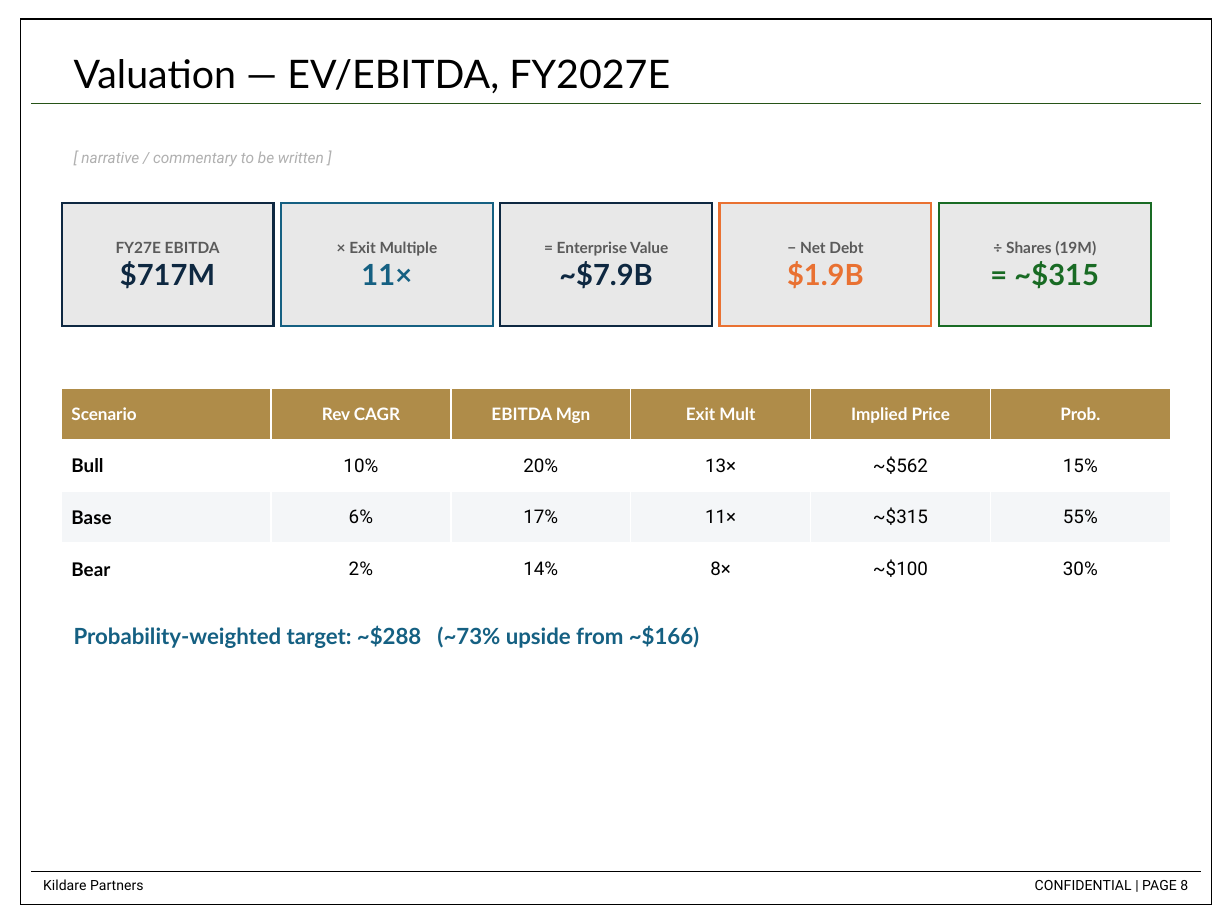
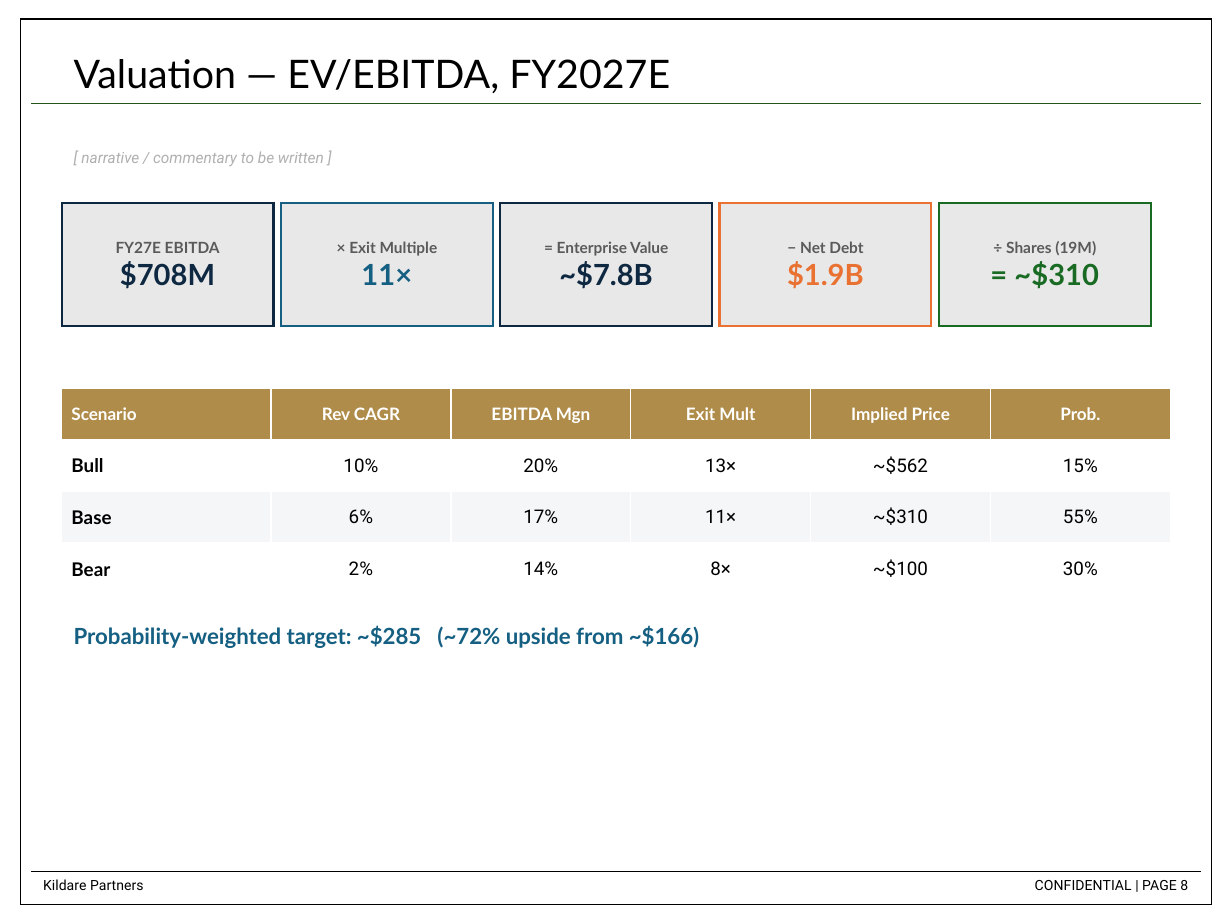
Before and after one commit to dchen88888/Nike-Stock-Pitch, a slide deck: slide 8 of RH_Stock_Pitch_updated.pptx. Drawn at 1232x924 pixels with LibreOffice and Linux fonts; fonts in the diff are those of the drawing. Boxes give left, top, right and bottom in pixels: in the first picture for what was removed or moved away, otherwise in the second. Text is boxed around its words. In the diff, an @@ line names an element or a change of style, - is before the commit and + after.

```diff
--- a/RH_Stock_Pitch_updated.pptx
+++ b/RH_Stock_Pitch_updated.pptx
@@ text in rectangle at (x1=120, y1=261, x2=215, y2=289): text changed @@
-$717M
+$708M
@@ text in rectangle at (x1=559, y1=261, x2=653, y2=289): text changed @@
-~$7.9B
+~$7.8B
@@ text in rectangle at (x1=1014, y1=261, x2=1098, y2=289): text changed @@
-= ~$315
+= ~$310
@@ table at (x1=62, y1=388, x2=1170, y2=595) @@
-row 3, column 5: ~$315
+row 3, column 5: ~$310
@@ text at (x1=74, y1=625, x2=699, y2=648): text changed @@
-Probability-weighted target: ~$288 (~73% upside from ~$166)
+Probability-weighted target: ~$285 (~72% upside from ~$166)
```
Also in this commit, not shown: 2 other slides changed, 1 other file.
